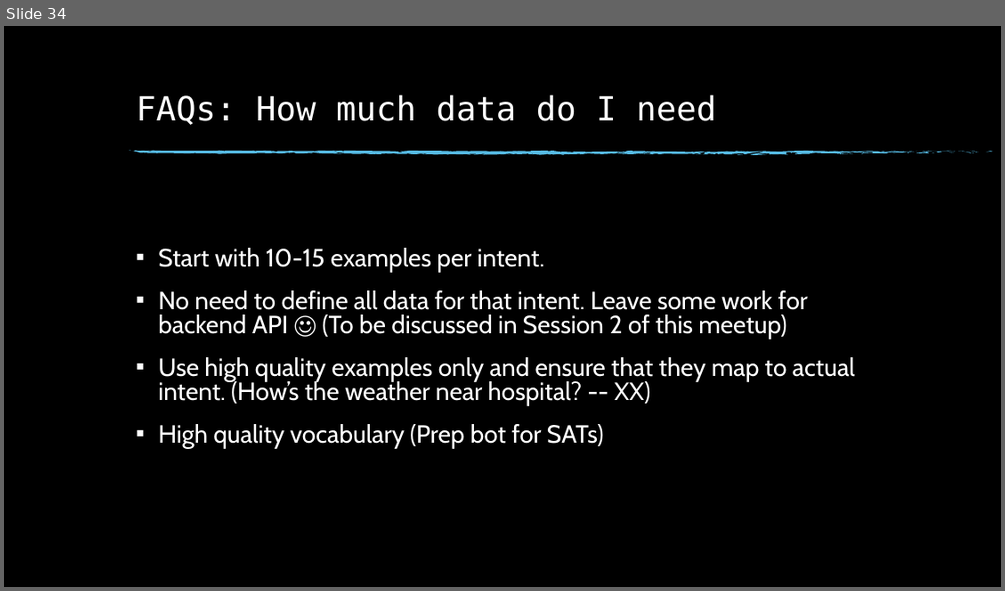
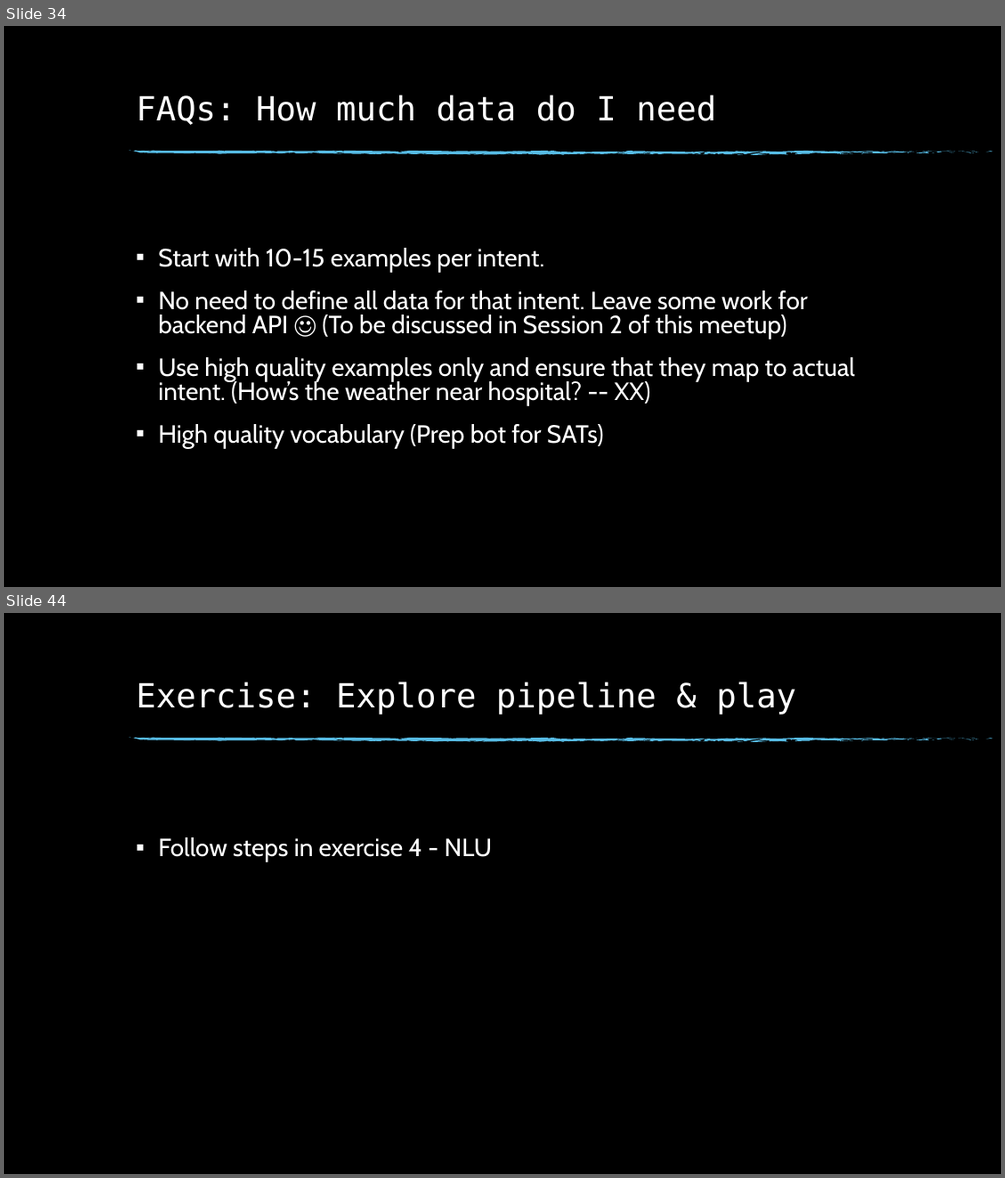
Before and after one commit to dinesh19aug/rasa-workshop, a slide deck: Natural Language Processing Workshop.pptx. Shown one above the other, each under a label of ours: slide 34 before the commit, slides 34 and 44 after it; the slides between them are not shown. The pictures are 1005x591 and 1005x1178 pixels, drawn with LibreOffice and Linux fonts; fonts in the diff are those of the drawing; background and template pictures are left out. Boxes give left, top, right and bottom in pixels: in the first picture for what was removed or moved away, otherwise in the second. Text is boxed around its words. In the diff, an @@ line names an element or a change of style, - is before the commit and + after.

Commit message:
Exercise 4

```diff
--- a/Natural Language Processing Workshop.pptx
+++ b/Natural Language Processing Workshop.pptx
@@ slide 44 added at (4,613,1001,1174), background picture (left out); not listed: 74 template elements that a slide beside it also shows @@
@@ title added at (136,682,796,714), 32 pt, text #FFFFFF @@
+Exercise: Explore pipeline & play
@@ text added at (158,837,493,861), 24 pt, text #FFFFFF @@
+▪ Follow steps in exercise 4 - NLU
```
Also in this commit, not shown: 20 other slides added, 18 other files.
